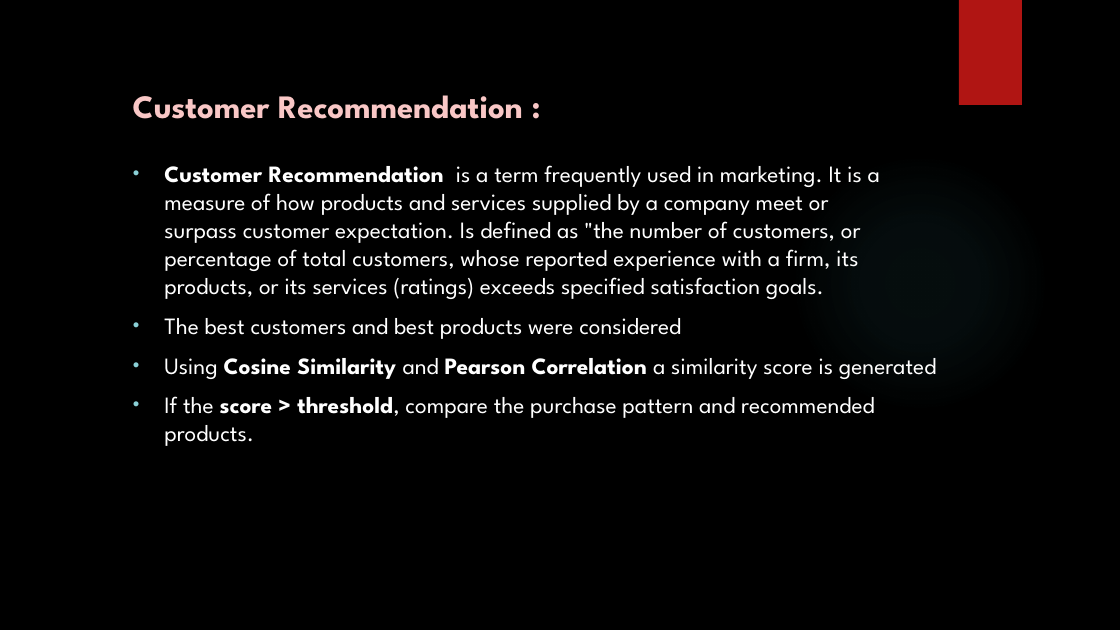
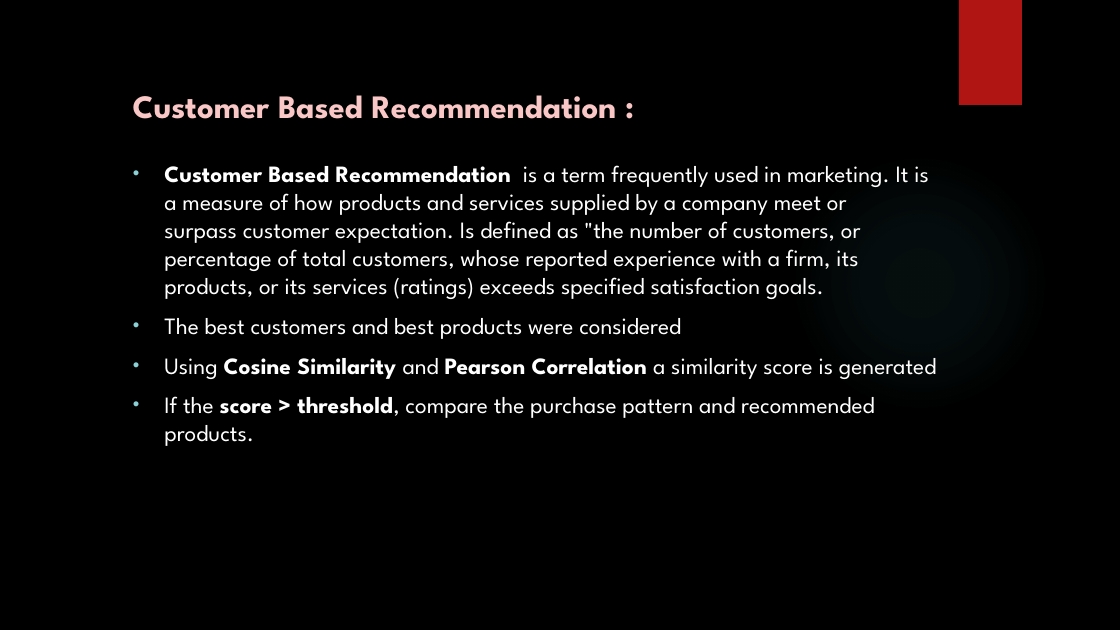
Before and after one commit to madhuhasa/digital-alpha, a slide deck: slide 28 of project/DIGITAL MARKETING.pptx (slide 27 before the commit). Drawn at 1120x630 pixels with LibreOffice and Linux fonts; fonts in the diff are those of the drawing; background and template pictures are left out. Boxes give left, top, right and bottom in pixels: in the first picture for what was removed or moved away, otherwise in the second. Text is boxed around its words. In the diff, an @@ line names an element or a change of style, - is before the commit and + after.

```diff
--- a/project/DIGITAL MARKETING.pptx
+++ b/project/DIGITAL MARKETING.pptx
@@ text at [133,95,617,119]: text changed @@
-Customer Recommendation :
+Customer Based Recommendation :
@@ text at [164,165,929,299]: text changed @@
-• Customer Recommendation is a term frequently used in marketing. It is a measure of how products and services supplied by a company meet or surpass customer expectation. Is defined as "the number of customers, or percentage of total customers, whose reported experience with a firm, its products, or its services (ratings) exceeds specified satisfaction goals.
+• Customer Based Recommendation is a term frequently used in marketing. It is a measure of how products and services supplied by a company meet or surpass customer expectation. Is defined as "the number of customers, or percentage of total customers, whose reported experience with a firm, its products, or its services (ratings) exceeds specified satisfaction goals.
```
Also in this commit, not shown: 4 other slides changed, 2 slides added.
